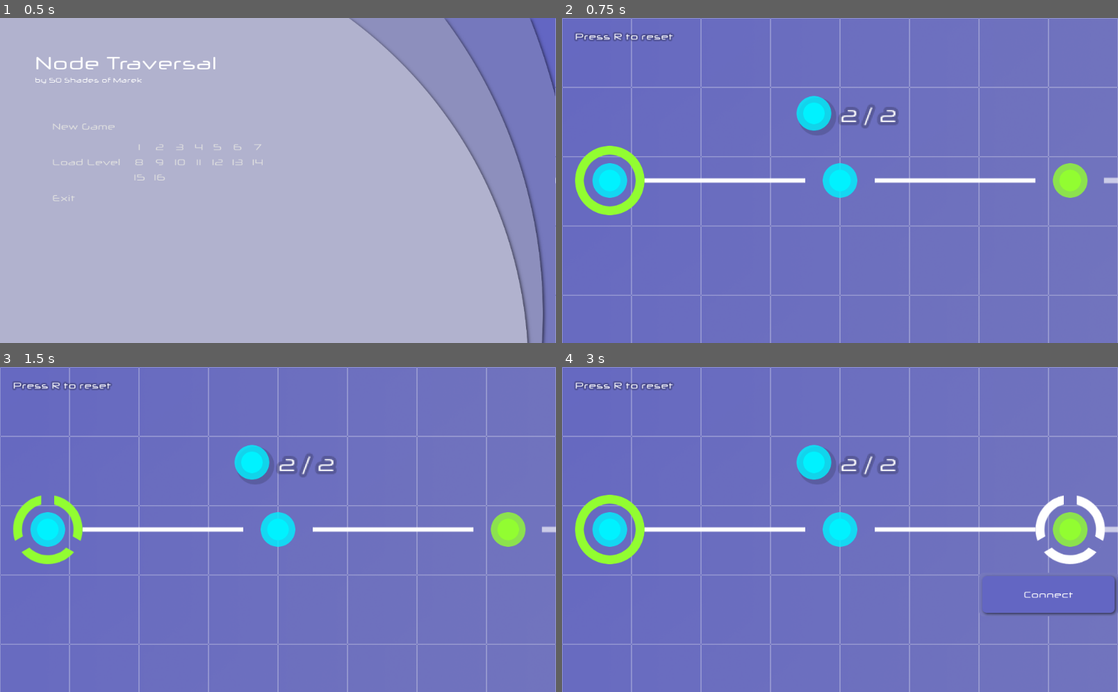
Above: before the commit, frames 1-4 (two rows, left to right).
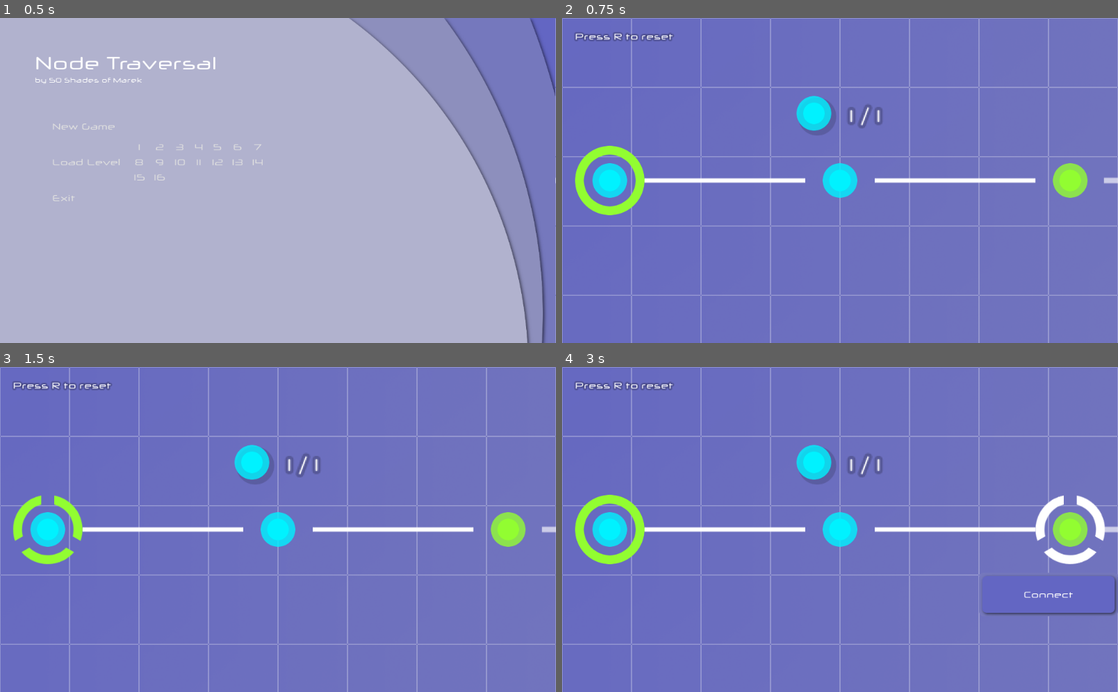
Above: after the commit, the same moments.

Repository: Maaack/Node-Traversal
Game: Godot game, scene res://Scenes/Main.tscn
Two runs of this game, one before a commit and one after it. Both use one fixed random seed, a clock stepped at 60 frames per second and the inputs below.
Inputs (mouse positions are in pixels of both pictures, inside the frame that each line leads up to):
- Up to frame 1 (0.5 s): no input
- Up to frame 2 (0.75 s): click "New Game" at 0.5 s
- Up to frame 3 (1.5 s): tap R (game_reset_action) at 1.25 s; move the mouse to (50, 529) at 1.27 s; press the mouse at (50, 529) at 1.28 s
- Up to frame 4 (3 s): tap R (game_reset_action) at 2, 2.75 s; move the mouse to (840, 529) at 2.02 s; release the mouse at (840, 529) at 2.03 s; click (840, 529) at 2.1 s; move the mouse to (1067, 529) at 2.77 s; press the mouse at (1067, 529) at 2.78 s

Frame 1 is identical in both runs. In frame 2, 0.4% of the frame differs, in the area x 49-61%, y 26-34%; in frame 3, 0.4%; in frame 4, 0.4%.

Commit message:
GAME-03: Fix unlocks on first level.

Diff:
--- a/Scenes/GameLayer/Game/Game.tscn
+++ b/Scenes/GameLayer/Game/Game.tscn
@@ -35,7 +35,6 @@
 centered = false
 
 [node name="Level_0_0" parent="." instance=ExtResource( 2 )]
-starting_unlocks = 2
 
 [node name="Level_0_1" parent="." instance=ExtResource( 8 )]
 position = Vector2( 1152, 0 )
--- a/Scenes/GameLayer/GameLayer.tscn
+++ b/Scenes/GameLayer/GameLayer.tscn
@@ -25,7 +25,7 @@
 
 [node name="AudioStreamPlayer" type="AudioStreamPlayer" parent="."]
 stream = ExtResource( 4 )
-volume_db = -20.0
+volume_db = -25.0
 autoplay = true
 [connection signal="resized" from="." to="." method="_on_GameLayer_resized"]
 [connection signal="start_level" from="MainMenu" to="." method="_on_MainMenu_start_level"]
